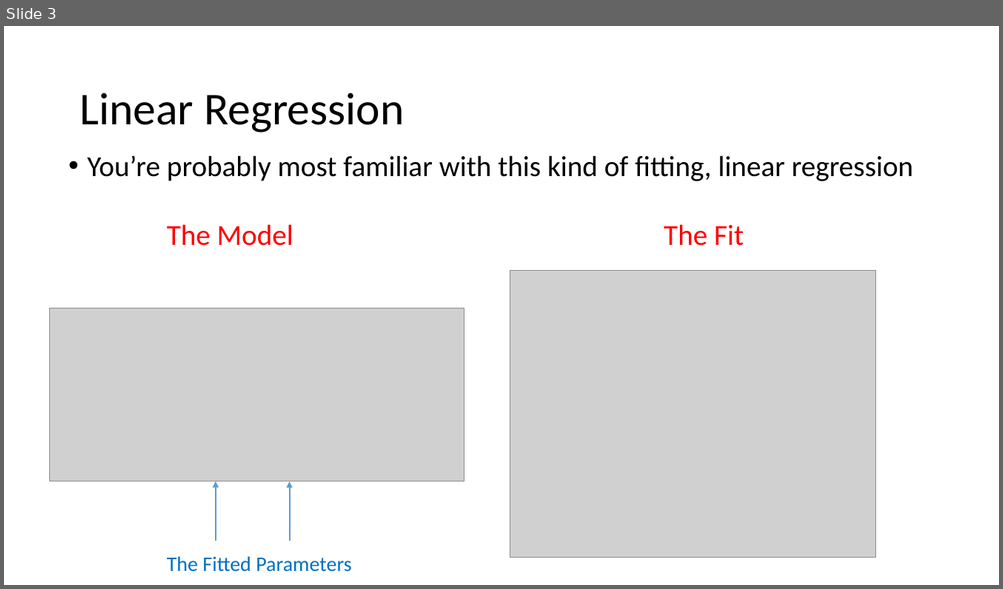
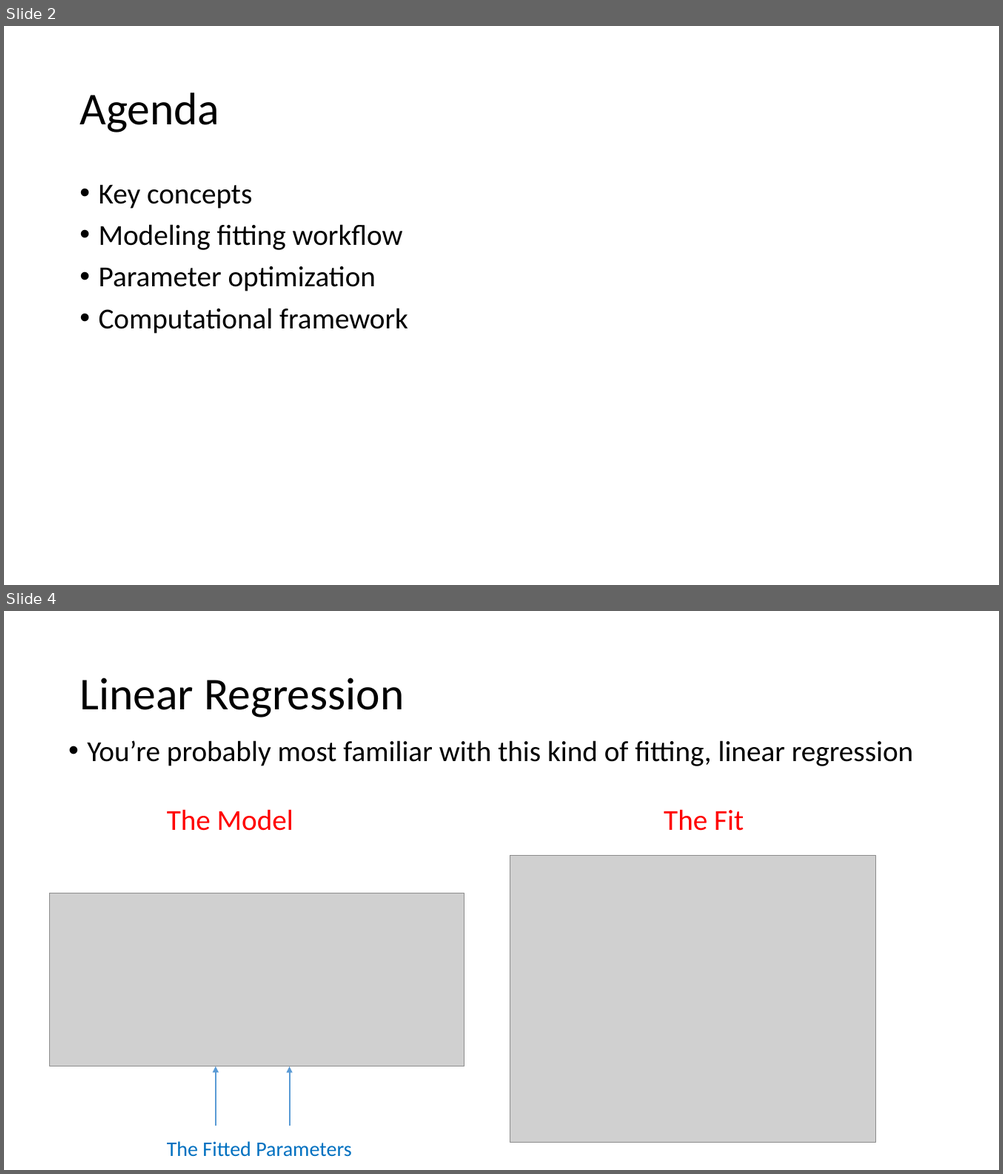
Before and after one commit to ModelEngineering/advancing-biomedical-models, a slide deck: Lectures/Lecture_7_Model_Fitting.pptx. Shown one above the other, each under a label of ours: slide 3 before the commit, slides 2 and 4 after it; the slides between them are not shown. The pictures are 1003x589 and 1003x1174 pixels, drawn with LibreOffice and Linux fonts; fonts in the diff are those of the drawing; grey boxes stand for pictures. Boxes give left, top, right and bottom in pixels: in the first picture for what was removed or moved away, otherwise in the second. Text is boxed around its words. In the diff, an @@ line names an element or a change of style, - is before the commit and + after.

```diff
--- a/Lectures/Lecture_7_Model_Fitting.pptx
+++ b/Lectures/Lecture_7_Model_Fitting.pptx
@@ slide 2 added at (4,26,999,585), background #FFFFFF @@
@@ title added at (79,93,219,133), 44 pt, text #000000 @@
+Agenda
@@ text added at (99,185,408,334), 28 pt, text #000000 @@
+• Key concepts
+• Modeling fitting workflow
+• Parameter optimization
+• Computational framework
@@ what was slide 3 is now slide 4 @@
```
Also in this commit, not shown: 1 slide changed, 10 other slides added, 1 slide removed, 1 other file.
